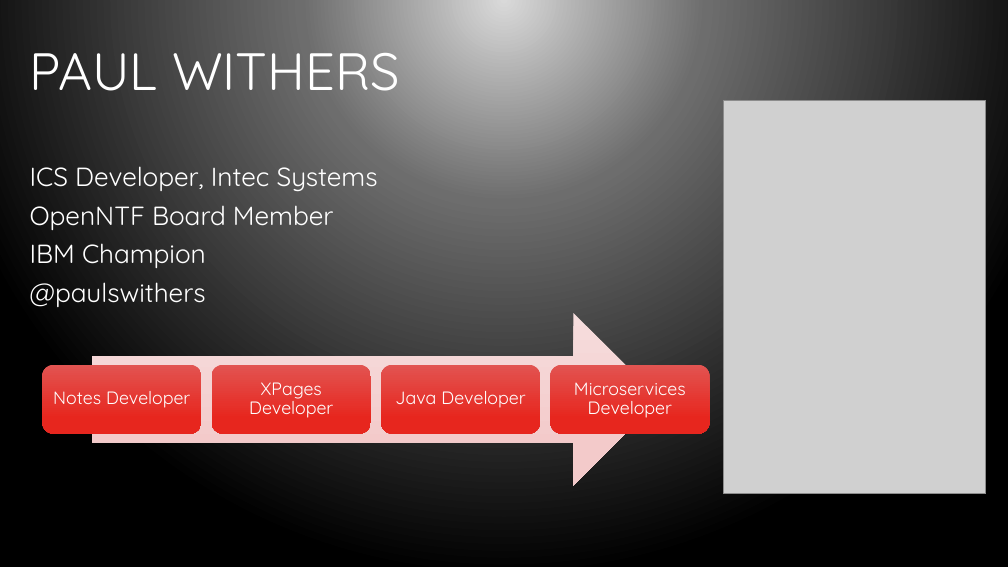
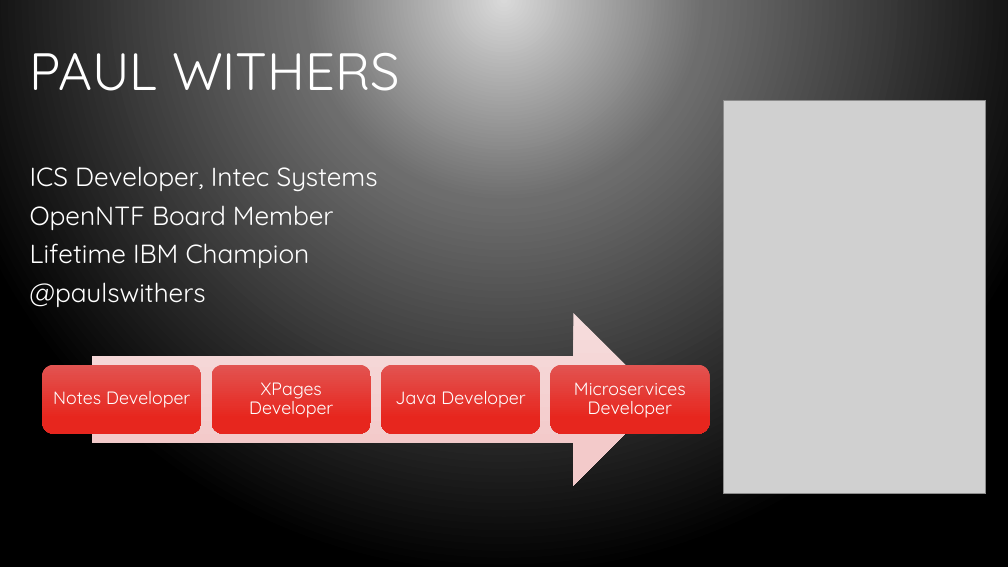
Before and after one commit to bleedingcode/domino-js-masterclass, a slide deck: slide 2 of presentation/8598 Domino and JS.pptx. Drawn at 1008x567 pixels with LibreOffice and Linux fonts; fonts in the diff are those of the drawing; grey boxes stand for pictures; background and template pictures are left out. Boxes give left, top, right and bottom in pixels: in the first picture for what was removed or moved away, otherwise in the second. Text is boxed around its words. In the diff, an @@ line names an element or a change of style, - is before the commit and + after.

```diff
--- a/presentation/8598 Domino and JS.pptx
+++ b/presentation/8598 Domino and JS.pptx
@@ text at [30,243,310,268]: text changed @@
-IBM Champion
+Lifetime IBM Champion
```
Also in this commit, not shown: 6 other slides changed, 3 slides added, 2 other files.
